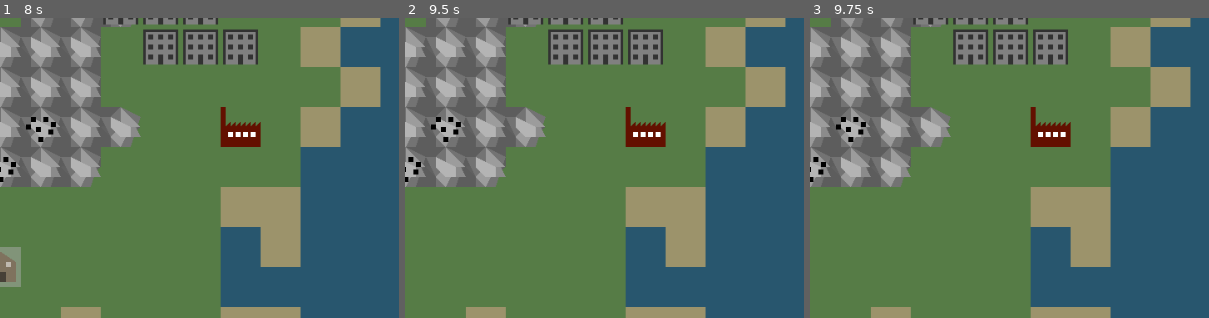
Above: before the commit, frames 1-3 (left to right).
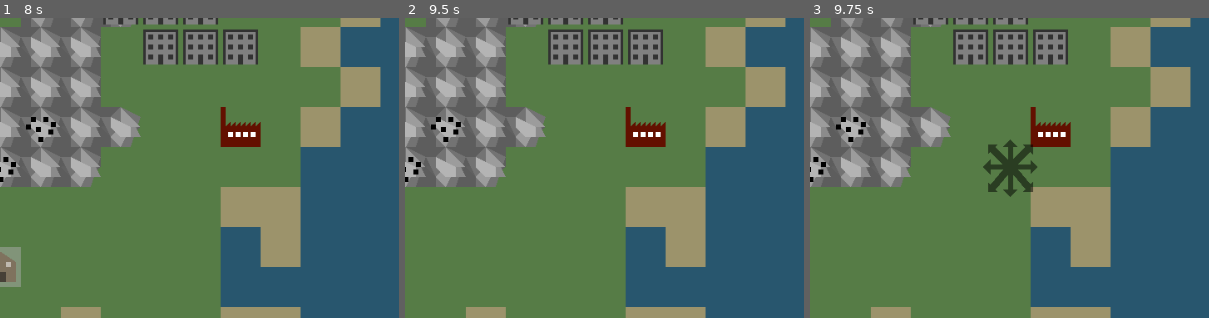
Above: after the commit, the same moments.

Repository: Godsmith/trainfinity3
Game: Godot game, scene res://scenes/overground.tscn
Two runs of this game, one before a commit and one after it. Both use one fixed random seed, a clock stepped at 60 frames per second and the inputs below.
Inputs (mouse positions are % of the whole screen's width and height, from its top left):
- Up to frame 1 (8 s): click "Track $1" at 0.5 s; click "Station $0" at 1.25 s; click "Train $0" at 2 s; click "Destroy" at 2.75 s; click "Track $1" at 3.5 s; click "Station $0" at 4.25 s; click "Train $0" at 5 s; click "Destroy" at 5.75 s; click "Track $1" at 6.5 s; click "Station $0" at 7.25 s
- Up to frame 2 (9.5 s): click "Train $0" at 8 s; click "Destroy" at 8.75 s
- Up to frame 3 (9.75 s): tap Enter at 9.5 s; move the mouse to (33, 48) at 9.52 s; tap 1 at 9.6 s; click (33, 48) at 9.67 s
The pictures show only the part of the screen within x 8-58%, y 24-74%; the shares and areas given below are measured in that part.

Frames 1-2 are identical in both runs. In frame 3, 1.2% of the frame differs, in the area x 43-57%, y 40-60%.

Commit message:
Show TrackCreationArrow immediately when holding down mouse button

Diff:
--- a/scripts/game.gd
+++ b/scripts/game.gd
@@ -80,6 +80,8 @@
 					_change_gui_state(Gui.State.TRACK2)
 					start_track_location = snapped_mouse_position
 					ghost_track.visible = false
+					track_creation_arrow.position = snapped_mouse_position
+					track_creation_arrow.visible = true
 				Gui.State.TRACK2:
 					if snapped_mouse_position == start_track_location:
 						_change_gui_state(Gui.State.TRACK1)
@@ -109,7 +111,6 @@
 
 		if gui_state == Gui.State.TRACK2:
 			var new_ghost_track_tile_positions = _positions_between(start_track_location, snapped_mouse_position)
-			track_creation_arrow.position = start_track_location
 			track_creation_arrow.visible = (len(new_ghost_track_tile_positions) == 1)
 			if new_ghost_track_tile_positions != ghost_track_tile_positions:
 				_show_ghost_track(new_ghost_track_tile_positions)
